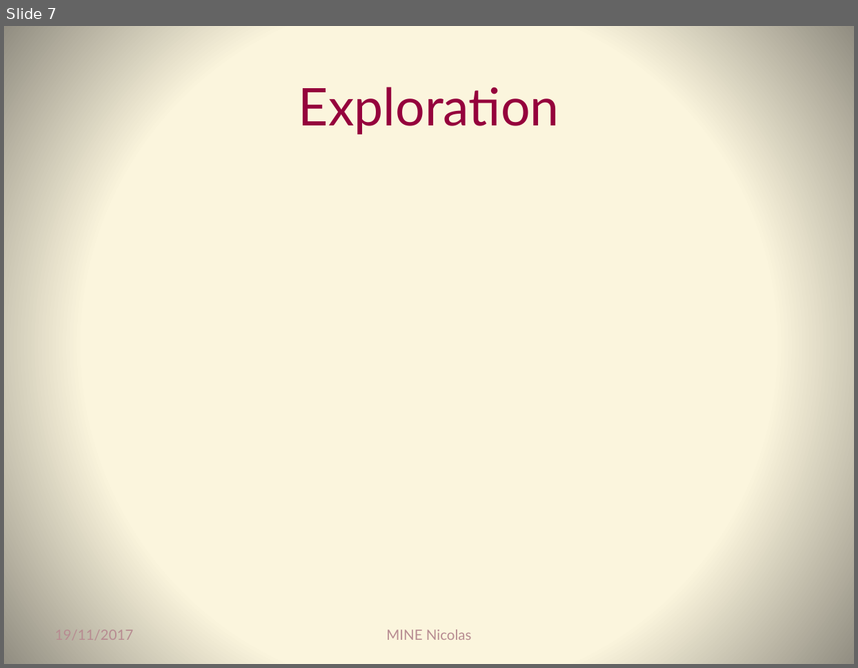
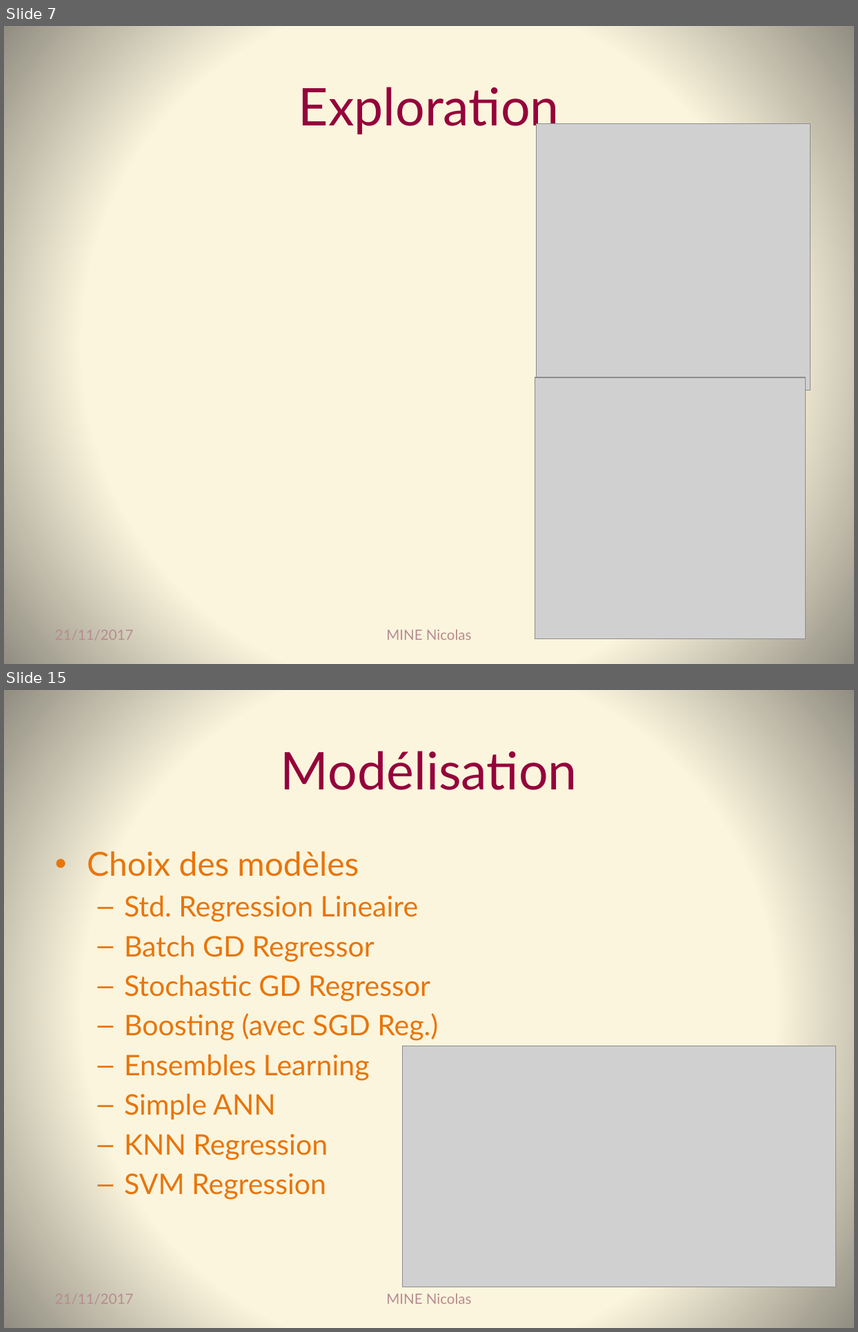
Before and after one commit to Coni63/OC_DS, a slide deck: Projet 4 - retard avion/Presentation-projet_4.pptx. Shown one above the other, each under a label of ours: slide 7 before the commit, slides 7 and 15 after it; the slides between them are not shown. The pictures are 858x668 and 858x1332 pixels, drawn with LibreOffice and Linux fonts; fonts in the diff are those of the drawing; grey boxes stand for pictures. Boxes give left, top, right and bottom in pixels: in the first picture for what was removed or moved away, otherwise in the second. Text is boxed around its words. In the diff, an @@ line names an element or a change of style, - is before the commit and + after.

```diff
--- a/Projet 4 - retard avion/Presentation-projet_4.pptx
+++ b/Projet 4 - retard avion/Presentation-projet_4.pptx
@@ slide 15 added at <box>4,690,854,1328</box>, background gradient #FCF7DD to #918E81 @@
@@ title added at <box>281,751,577,790</box>, 44 pt, text #95023C @@
+Modélisation
@@ text added at <box>87,851,438,1199</box>, 24 pt, text #E8750C @@
+• Choix des modèles
+  – Std. Regression Lineaire
+  – Batch GD Regressor
+  – Stochastic GD Regressor
+  – Boosting (avec SGD Reg.)
+  – Ensembles Learning
+  – Simple ANN
+  – KNN Regression
+  – SVM Regression
@@ picture added at <box>403,1046,836,1287</box> @@
@@ text added at <box>55,1293,134,1303</box>, 12 pt, text #B78C92 @@
+21/11/2017
@@ text added at <box>386,1293,472,1303</box>, 12 pt, text #B78C92 @@
+MINE Nicolas
@@ slide 7 changed as well @@
@@ picture added at <box>536,124,810,390</box> @@
@@ picture added at <box>535,377,806,638</box> @@
@@ text at <box>55,629,134,639</box>: text changed @@
-19/11/2017
+21/11/2017
```
Also in this commit, not shown: 6 other slides changed, 12 other slides added, 3 other files.
